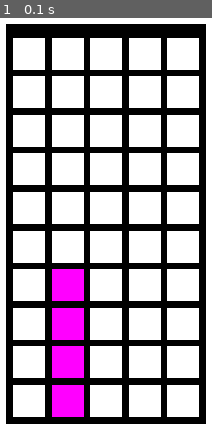
Above: before the commit, frame 1.
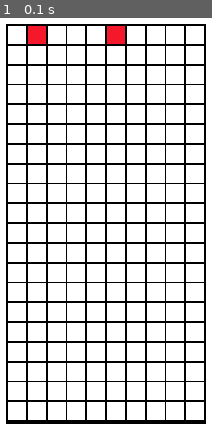
Above: after the commit, the same moment.

Repository: IM-THE-GRASS/pygame-tetris-remake
Game: pygame game, started from main.py
Two runs of this game, one before a commit and one after it. Both use one fixed random seed, a clock stepped at 60 frames per second and the inputs below.
Inputs:
- Up to frame 1 (0.1 s): no input

The runs differ from the first frame. In frame 1, 36% of the frame differs, in the area x 3-97%, y 1-98%.

Commit message:
Update main.py

Diff:
--- a/main.py
+++ b/main.py
@@ -6,8 +6,8 @@
 board_height = 400
 
 
-columns = 5
-gap = 7
+columns = 10
+gap = 2
 sq_width = (board_width - (gap * (columns + 1))) / columns
 print(sq_width)
 lines = int(board_height / (sq_width + gap))
@@ -17,14 +17,17 @@
 window_height = 600
 
 center = (window_width/2,window_height/2)
-I = {(0,1),(1,1),(2,1),(3,1)}
+I = ((0,0),(1,0),(2,0),(3,0))
 class peice:
     def __init__(self,shape) -> None:
         self.shape = shape
     def draw_at(self, pos):
         for square in self.shape:
-            square = squares[square]
-            pygame.draw.rect(screen, (255,0,255), square)
+            print(square)
+            offset_x = I[0][0] + pos[0]
+            print(offset_x)
+            #square["color"] = (255,0,255)
+            #square["state"] = 0
 
 
 screen = pygame.display.set_mode((window_width, window_height))
@@ -38,27 +41,23 @@
 
         sq = pygame.Rect(0,0,0,0)
         sq.size = (sq_width,sq_width)
-        sq.center = (10,10)
-        sq.bottomleft = (board.bottomleft[0] + gap + ((i * gap) + (i * sq_width)), board.bottomleft[1] - gap - ((line * gap) + (line * sq_width)))
+        sq.topleft = (board.topleft[0] + gap + ((i * gap) + (i * sq_width)), board.topleft[1] + gap + ((line * gap) + (line * sq_width)))
 
-        squares[(line, i)] = sq
-        print((line, i))
+        squares[(line, i)] = {"rect": sq, "color": (255,255,255), "state": 0}
 while running:
     for event in pygame.event.get():
         if event.type == pygame.QUIT:
             running = False
+    screen.fill((255, 255, 255))
+    pygame.draw.rect(screen, (0,0,0), board)
 
 
 
-
-    screen.fill((255, 255, 255))
-
-
-
-    pygame.draw.rect(screen, (0,0,0), board)
-
-    for square in squares.values():
-        pygame.draw.rect(screen, (255,255,255), square)
     peices = peice(I)
     peices.draw_at((0,0))
+    squares[(0,1)]["color"] = (244,24,42)
+    squares[(0,5)]["color"] = (244,24,42)
+    for square in squares.values():
+        pygame.draw.rect(screen, square["color"], square["rect"])
+
     pygame.display.flip()
